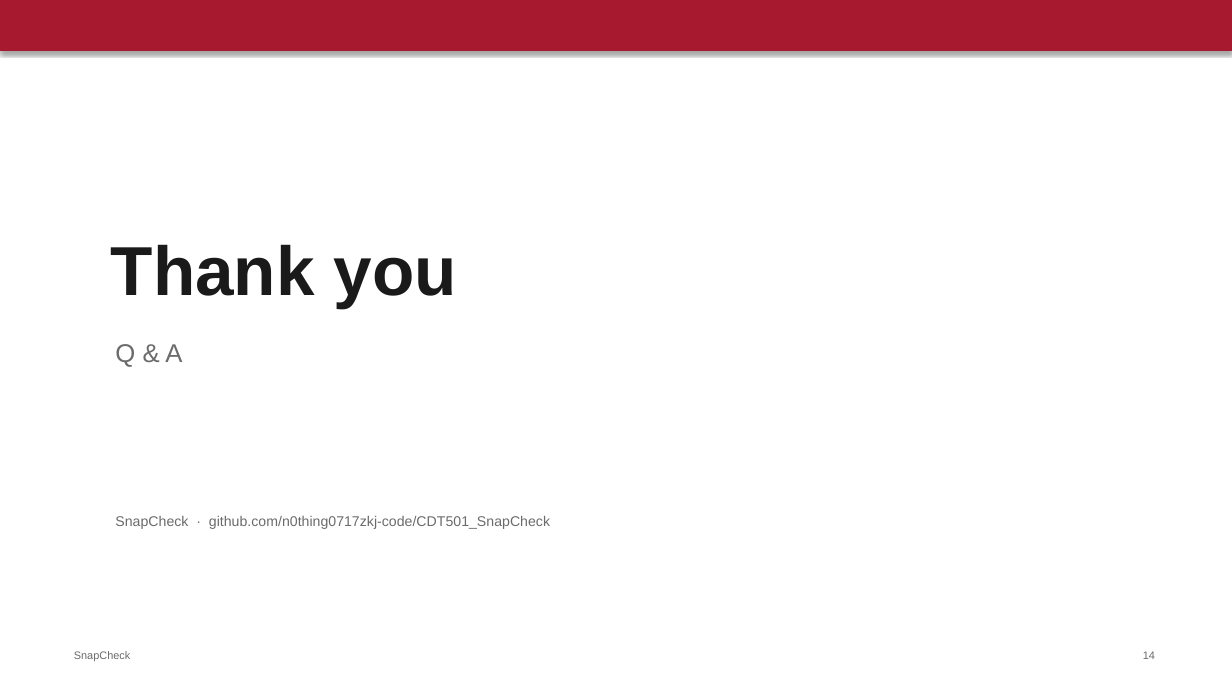
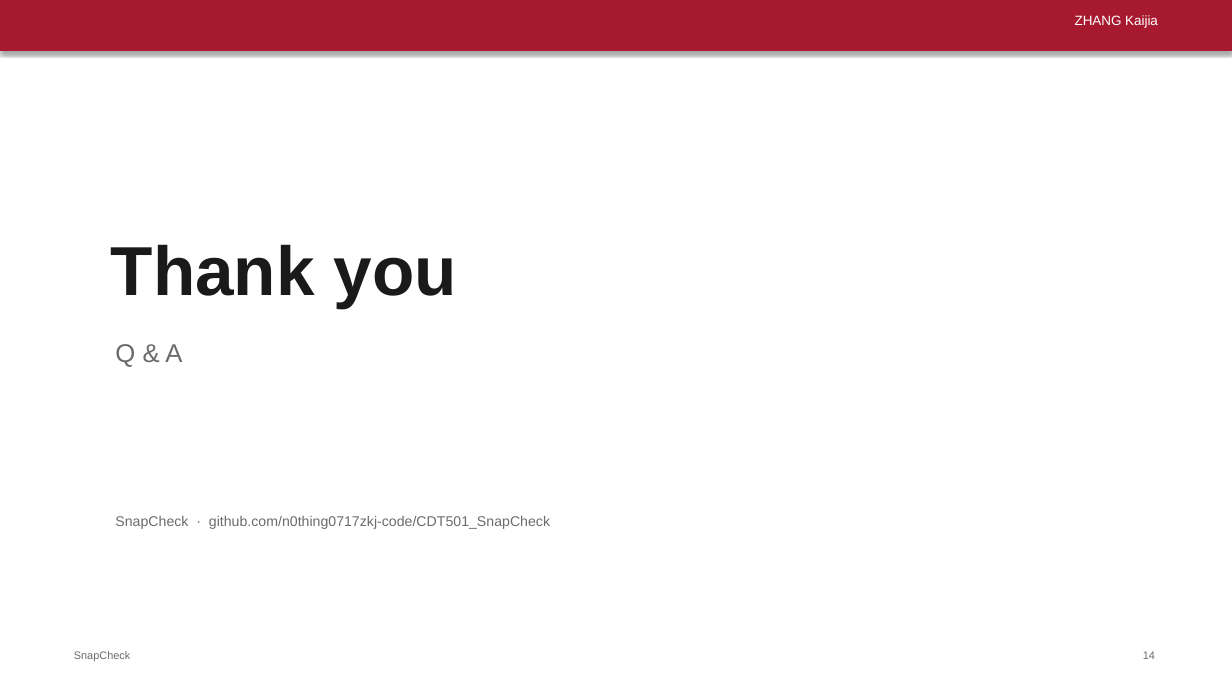
Before and after one commit to n0thing0717zkj-code/CDT501_SnapCheck, a slide deck: slide 14 of docs/CDT501_SnapCheck_Slides.pptx. Drawn at 1232x693 pixels with LibreOffice and Linux fonts; fonts in the diff are those of the drawing. Boxes give left, top, right and bottom in pixels: in the first picture for what was removed or moved away, otherwise in the second. Text is boxed around its words. In the diff, an @@ line names an element or a change of style, - is before the commit and + after.

```diff
--- a/docs/CDT501_SnapCheck_Slides.pptx
+++ b/docs/CDT501_SnapCheck_Slides.pptx
@@ text added at box(1075, 15, 1158, 28), 10.5 pt, text #FFFFFF @@
+ZHANG Kaijia
```
Also in this commit, not shown: 13 other slides changed, 2 other files.
